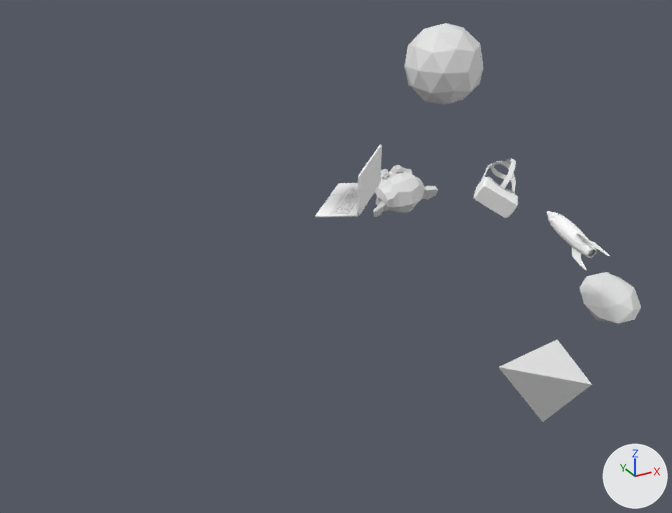
One commit to the glTF model public/models/spiral_scroll_d.glb: the scene before it, then after it.
Both versions are drawn from a 50 mm lens placed at (-36.7, -45.7, 33.5), pointed at (-10.9, 1.3, 10.0). Lighting does not change. The marker at lower right points along +X, +Y and +Z. Where no turn or scale is listed for an object, it has been applied to the vertices.

Objects in the first picture: 'Cone', 'Diamond', 'Icosphere', 'Notebook', 'Rocket.003', 'Suzanne', 'VR Headset'.
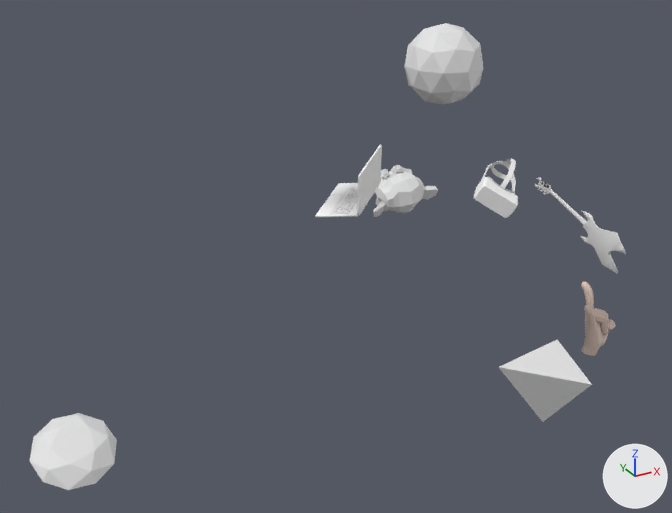
Changed parts and their boxes [x1, y1, x2, y2] in the pictures (672 x 513 px):
'Diamond', moved: before [580, 272, 641, 324]; after [30, 413, 117, 490]
'Guitar', added: after [534, 177, 626, 273]
'Horns', added: after [581, 281, 616, 356]
'Rocket.003', deleted: before [547, 211, 610, 270]

The change, as a list of edits to the scene's bpy script:
```text
Add mat_horns:
    mat_horns = bpy.data.materials.new('Horns')
    # nodes: BsdfPrincipled, Mix, OutputMaterial, VertexColor
    # colours: white #e7e7e7
Add mat_guitar:
    mat_guitar = principled_material('Guitar')
    mat_guitar.base_color = (0.8, 0.8, 0.8)  # white #e7e7e7
Add me_object_2:
    me_object_2.from_pydata(...)  # 667 vertices, 1312 faces; spans x 5.33..8.4, y -4.69..-1.51, z 0.57..5.35
    me_object_2.materials.append(mat_horns)
Add me_guitar_textured_polysurface1_guitar_textured_blinn1sg2_0:
    me_guitar_textured_polysurface1_guitar_textured_blinn1sg2_0.from_pydata(...)  # 857 vertices, 1406 faces; spans x 10.07..11.86, y -1.49..7.38, z 4.69..10.12
    me_guitar_textured_polysurface1_guitar_textured_blinn1sg2_0.materials.append(mat_guitar)  # white #e7e7e7
Change ob_diamond:
    ob_diamond.location: (0.0, 0.0, 0.0) -> (-37.66, 0.0, 0.0)
Remove ob_rocket_003:
    ob_rocket_003 = bpy.data.objects.new('Rocket.003', me_rocket_006)
    ob_rocket_003.location = (0.06, -0.35, 4.04)
Add ob_horns:
    ob_horns = bpy.data.objects.new('Horns', me_object_2)
    ob_horns.location = (0.0, 0.0, 0.0)
Add ob_guitar:
    ob_guitar = bpy.data.objects.new('Guitar', me_guitar_textured_polysurface1_guitar_textured_blinn1sg2_0)
    ob_guitar.location = (0.0, 0.0, 0.0)
```
